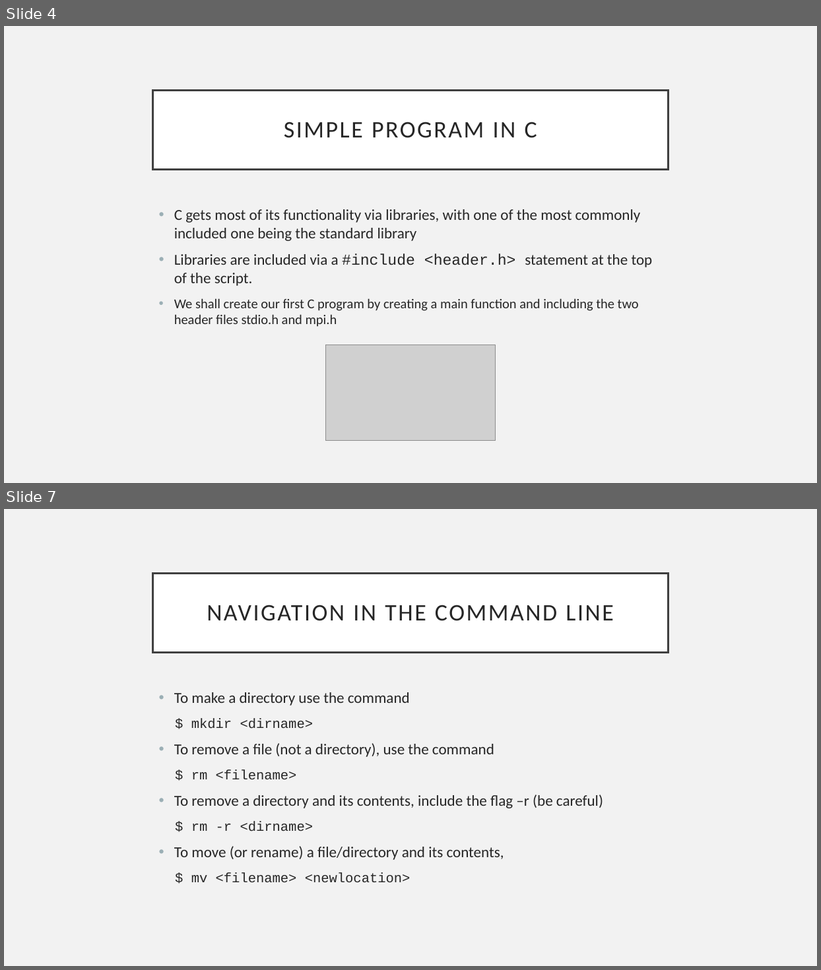
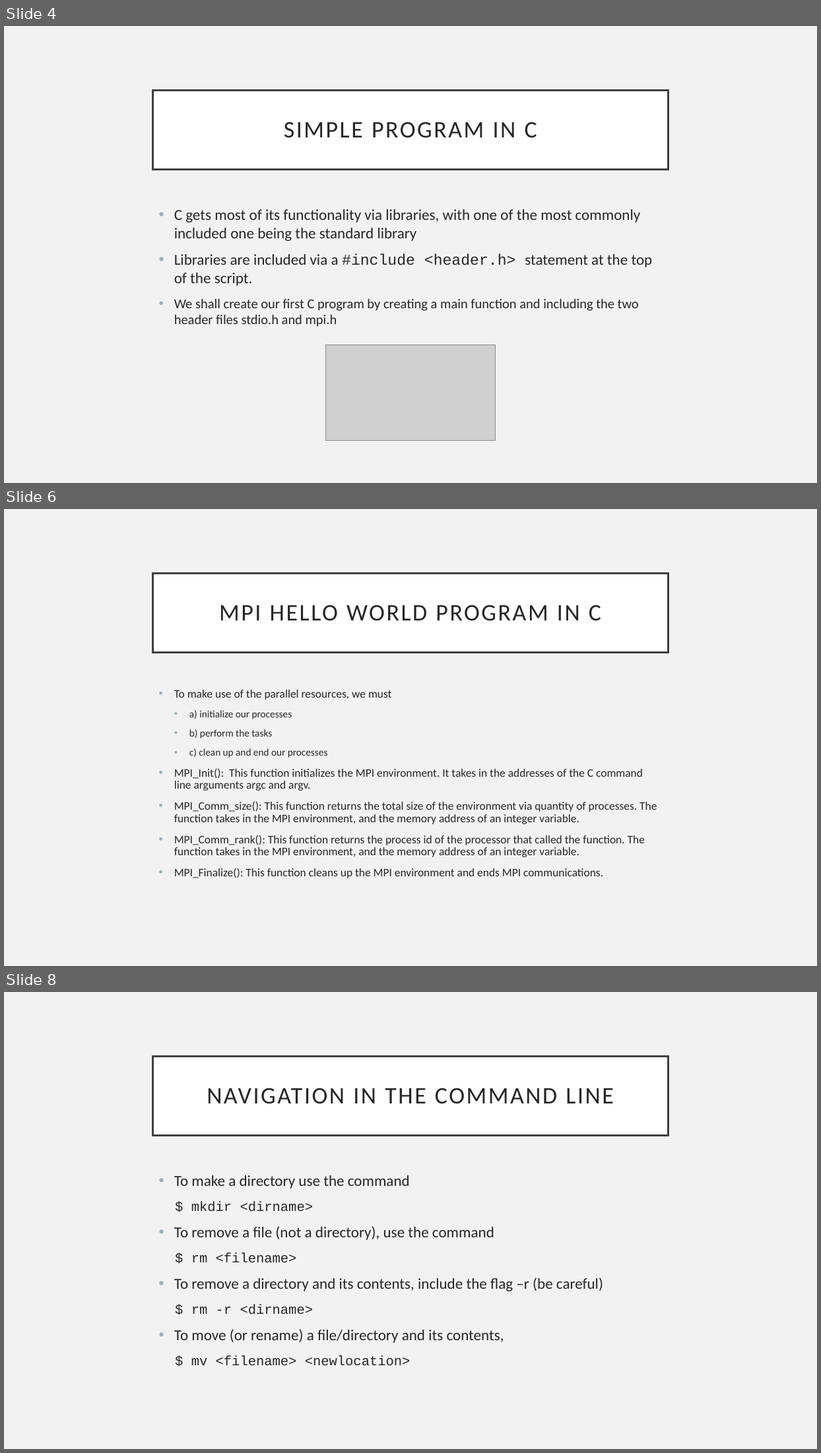
Before and after one commit to Andrewpensoneault/Intro-Parallel-Computing, a slide deck: Lectures/Lecture 3/lecture3.pptx. Shown one above the other, each under a label of ours: slides 4 and 7 before the commit, slides 4, 6 and 8 after it; the slides between them are not shown. The pictures are 821x970 and 821x1453 pixels, drawn with LibreOffice and Linux fonts; fonts in the diff are those of the drawing; grey boxes stand for pictures. Boxes give left, top, right and bottom in pixels: in the first picture for what was removed or moved away, otherwise in the second. Text is boxed around its words. In the diff, an @@ line names an element or a change of style, - is before the commit and + after.

Commit message:
Updated mpi program

```diff
--- a/Lectures/Lecture 3/lecture3.pptx
+++ b/Lectures/Lecture 3/lecture3.pptx
@@ slide 6 added at (x1=4, y1=509, x2=817, y2=966), background #F2F2F2 @@
@@ title added at (x1=153, y1=573, x2=668, y2=652), fill #FFFFFF, outline #404040 2.5 pt, 28 pt, text #262626 @@
+MPI HELLO WORLD PROGRAM IN C
@@ text added at (x1=174, y1=690, x2=657, y2=879), 13.6 pt, text #262626 @@
+• To make use of the parallel resources, we must
+  • a) initialize our processes
+  • b) perform the tasks
+  • c) clean up and end our processes
+• MPI_Init(): This function initializes the MPI environment. It takes in the addresses of the C command line arguments argc and argv.
+• MPI_Comm_size(): This function returns the total size of the environment via quantity of processes. The function takes in the MPI environment, and the memory address of an integer variable.
+• MPI_Comm_rank(): This function returns the process id of the processor that called the function. The function takes in the MPI environment, and the memory address of an integer variable.
+• MPI_Finalize(): This function cleans up the MPI environment and ends MPI communications.
@@ what was slide 7 is now slide 8 @@
```
Also in this commit, not shown: 1 slide changed, 1 other slide added, 1 slide removed, 1 other file.
